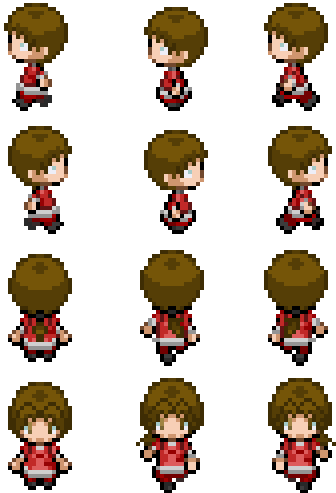
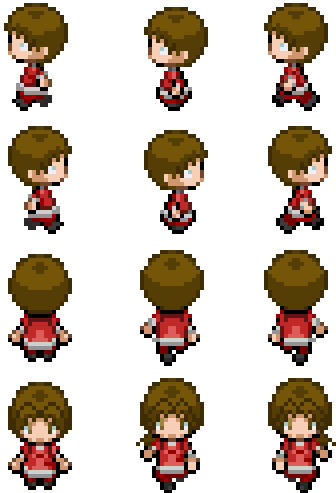
Layers edited between the first and the second w=336, h=493 image:
renamed "Ebene 0 Kopie" to "Ebene 1", painted on it over [20,306,316,342]
